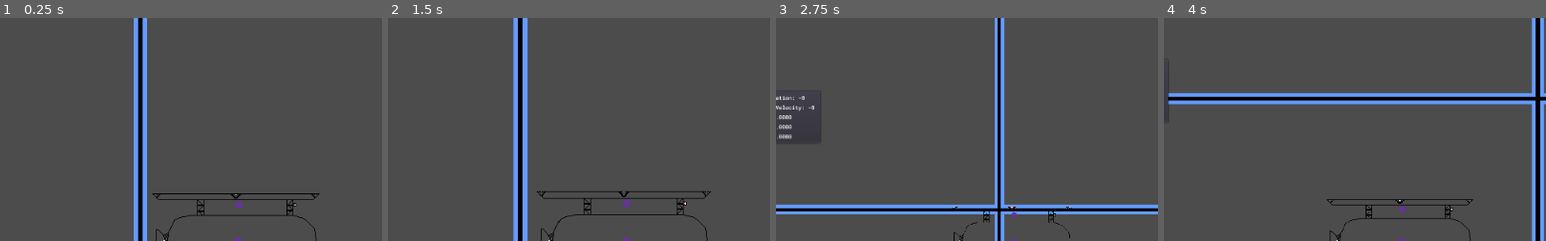
Above: before the commit, frames 1-4 (left to right).
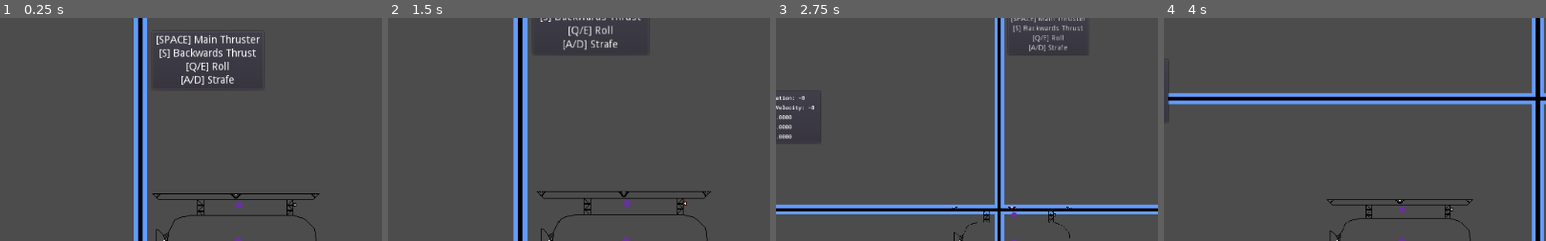
Above: after the commit, the same moments.

Repository: LottieVixen/space-game
Game: Godot game, scene res://levels/World.tscn
The game is run twice, just before and just after one commit, with the same random seed, the same clock (stepped at 60 frames per second) and the same inputs.
Inputs (mouse positions are % of the whole screen's width and height, from its top left):
- Up to frame 1 (0.25 s): no input
- Up to frame 2 (1.5 s): tap Enter at 0.5 s; move the mouse to (72, 45) at 0.52 s; hold Right (right) 0.53-1.28 s; hold Middle mouse button (breakpoint_trigger) 0.53-1.28 s; click (72, 45) at 0.67 s; tap Space (jump) at 0.77 s; move the mouse to (30, 55) at 1.27 s; hold S (reverse_thrust) from 1.28 s (still down); tap Mouse wheel up (zoom_in) at 1.35 s
- Up to frame 3 (2.75 s): tap Space (jump) at 1.52 s; move the mouse to (60, 28) at 2.02 s; release S (reverse_thrust) at 2.03 s; hold Right (right) from 2.03 s (still down); hold Mouse wheel down (zoom_out) from 2.03 s (still down)
- Up to frame 4 (4 s): move the mouse to (45, 70) at 2.77 s; release Right (right) at 2.78 s; release Mouse wheel down (zoom_out) at 2.78 s; hold S (reverse_thrust) 2.78-3.53 s; tap Middle mouse button (breakpoint_trigger) at 2.85 s; click (45, 70) at 2.92 s; tap Space (jump) at 3.02, 3.77 s; move the mouse to (80, 65) at 3.52 s; hold Left (left) from 3.53 s (still down); hold Mouse wheel up (zoom_in) from 3.53 s (still down)
The pictures show only the part of the screen within x 19-69%, y 0-50%; the shares and areas given below are measured in that part.

The runs differ from the first frame. In frame 1, 1.4% of the frame differs, in the area x 41-68%, y 7-30%; in frame 2, 0.6%; in frame 3, 0.6%; in frame 4, nothing differs.

Commit message:
added controls to the screen in the starting area

Diff:
--- a/levels/World.tscn
+++ b/levels/World.tscn
@@ -29,6 +29,52 @@
 scale = Vector2( 3, 3 )
 texture = ExtResource( 2 )
 centered = false
+
+[node name="MarginContainer" type="MarginContainer" parent="."]
+margin_left = 398.316
+margin_top = 16.0459
+margin_right = 551.316
+margin_bottom = 98.0459
+__meta__ = {
+"_edit_use_anchors_": false
+}
+
+[node name="PanelContainer" type="PanelContainer" parent="MarginContainer"]
+margin_right = 153.0
+margin_bottom = 82.0
+
+[node name="VBoxContainer" type="VBoxContainer" parent="MarginContainer/PanelContainer"]
+margin_left = 7.0
+margin_top = 7.0
+margin_right = 146.0
+margin_bottom = 75.0
+
+[node name="Label" type="Label" parent="MarginContainer/PanelContainer/VBoxContainer"]
+margin_right = 139.0
+margin_bottom = 14.0
+text = "[SPACE] Main Thruster"
+align = 1
+
+[node name="Label2" type="Label" parent="MarginContainer/PanelContainer/VBoxContainer"]
+margin_top = 18.0
+margin_right = 139.0
+margin_bottom = 32.0
+text = "[S] Backwards Thrust"
+align = 1
+
+[node name="Label3" type="Label" parent="MarginContainer/PanelContainer/VBoxContainer"]
+margin_top = 36.0
+margin_right = 139.0
+margin_bottom = 50.0
+text = "[Q/E] Roll"
+align = 1
+
+[node name="Label4" type="Label" parent="MarginContainer/PanelContainer/VBoxContainer"]
+margin_top = 54.0
+margin_right = 139.0
+margin_bottom = 68.0
+text = "[A/D] Strafe"
+align = 1
 
 [node name="debug" type="MarginContainer" parent="."]
 margin_left = 20.0
